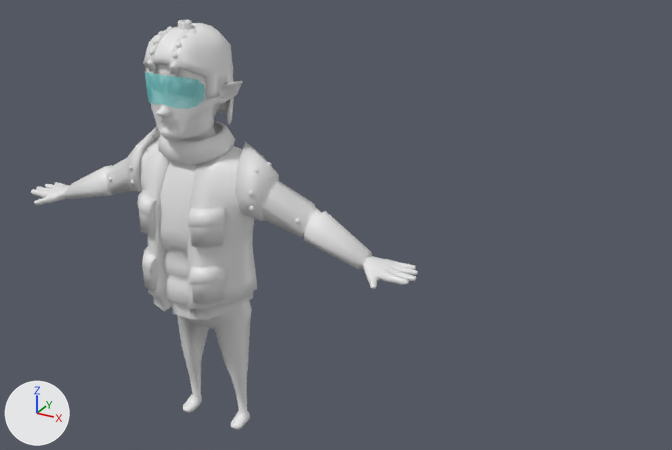
A saved change to the FBX model UnityProject/Game Off 2024/Assets/Art/hunter.fbx.
The view is the same before and after, from a camera (50 mm lens) standing at (1.625, -2.162, 1.855) and looking at (0.424, 0.022, 0.763). Arrows for +X, +Y and +Z are at lower left; the lights stay in place. The first picture is the older version. Where no turn or scale is listed for an object, it has been applied to the vertices. Vertices at exactly the same position are counted once.

The first picture shows 'hunter'.
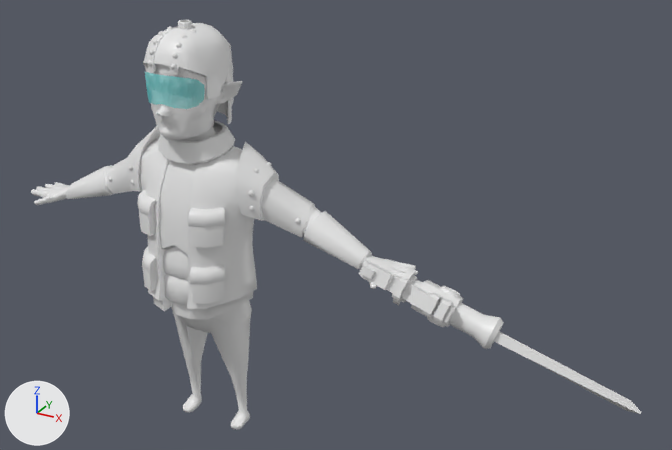
The change, as a list of edits to the scene's bpy script:
```text
Change me_cube_010:
    used by ob_hunter; location = (0.0, 0.0, 0.0)
    remove me_cube_010.from_pydata(...)  # 4486 vertices, 4316 faces; spans x -0.711..0.711, y -0.232..0.063, z -0.002..1.333
    add me_cube_010.from_pydata(...)  # 4505 vertices, 4298 faces; spans x -0.711..0.711, y -0.232..0.063, z -0.002..1.333
    me_cube_010 part 1
    137 vertices are removed from x -0.159..0.159, y -0.156..0.046, z 0.577..1.151
    202 faces are deleted
    7 vertices in x -0.124..0.124, y -0.138..-0.065, z 0.368..0.421 move by (0.0, -0.017, -0.007)
    6 vertices in x -0.108..0.108, y -0.095..-0.08, z 0.368..0.394 move by (0.0, -0.018, -0.008)
    3 vertices in x -0.038..0.038, y -0.152..-0.106, z 0.376..0.451 move by (0.0, -0.012, -0.004)
    3 vertices in x -0.037..0.065, y -0.16..-0.157, z 1.14..1.145 move by (0.002, 0.0, -0.001)
    3 vertices in x -0.065..0.037, y -0.16..-0.157, z 1.14..1.145 move by (-0.002, 0.0, -0.001)
    40 vertices move from x -0.121..0.121, y -0.165..-0.037, z 0.427..1.168 to x -0.121..0.121, y -0.166..-0.044, z 0.425..1.17
    26 vertices are added at x -0.124..0.124, y -0.156..-0.008, z 0.205..1.151
    56 new faces join them, mat_character (white #e7e7e7)
    other edits to the shape of me_cube_010 do not show in these pictures
Add me_circle_001:
    me_circle_001.from_pydata(...)  # 773 vertices, 693 faces; spans x -0.062..0.745, y -0.086..0.085, z -0.243..0.053
    me_circle_001.materials.append(mat_character)  # white #e7e7e7
Add ob_gun:
    ob_gun = bpy.data.objects.new('GUN', me_circle_001)
    ob_gun.location = (0.603, -0.06, 0.685)
```

Changed parts and their boxes (x1, y1, x2, y2) in the pictures (672 x 450 px):
'GUN', added: after (358, 259, 641, 414)
part 1 of me_cube_010, built on: before (166, 70, 250, 381); after (171, 70, 250, 381)
